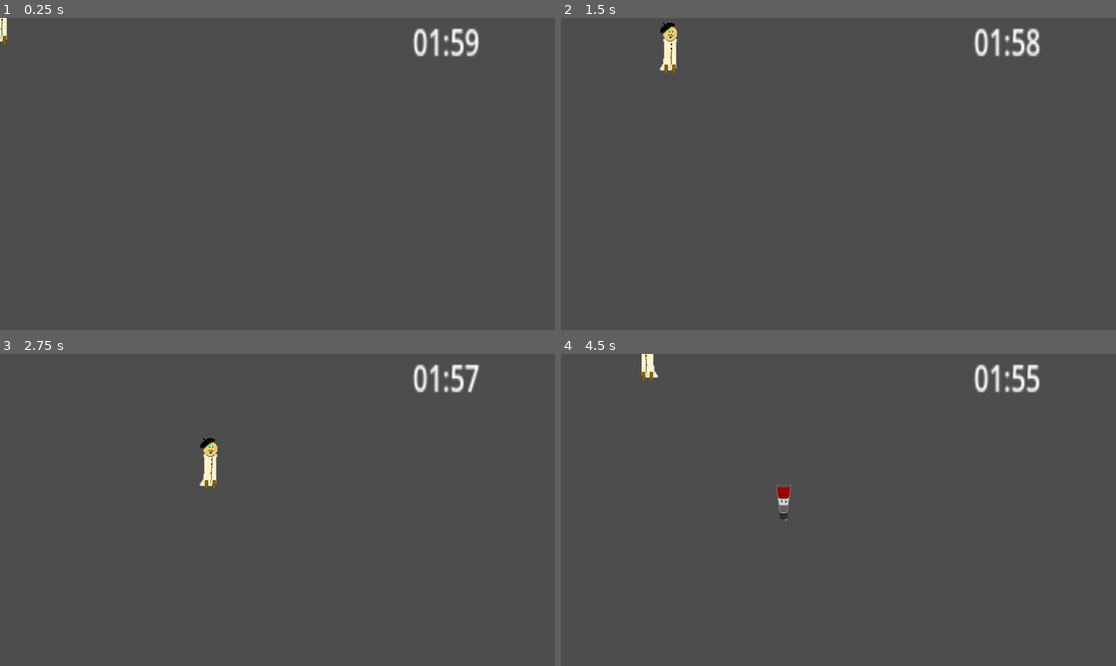
Above: before the commit, frames 1-4 (two rows, left to right).
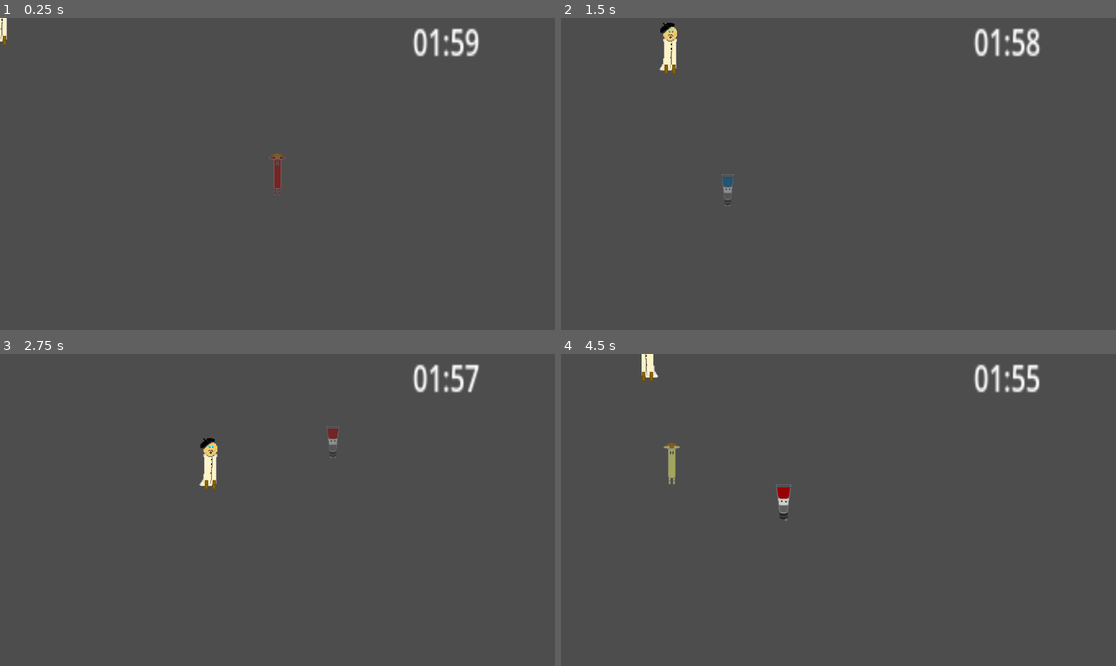
Above: after the commit, the same moments.

Repository: StrikorDawn/Paintdown-splasher
Game: Godot game, scene res://scenes/main.tscn
Two runs of this game, one before a commit and one after it. Both use one fixed random seed, a clock stepped at 60 frames per second and the inputs below. Sound files missing from this copy of the repository are replaced by a short silence.
Inputs (mouse positions are in pixels of both pictures, inside the frame that each line leads up to):
- Up to frame 1 (0.25 s): no input
- Up to frame 2 (1.5 s): tap Enter at 0.5 s; move the mouse to (960, 158) at 0.52 s; hold D (move_right) 0.53-1.28 s; right-click (960, 158) at 0.6 s; tap Mouse wheel down (next_color) at 0.8, 1.35 s; move the mouse to (727, 189) at 1.27 s; hold S (move_down) from 1.28 s (still down)
- Up to frame 3 (2.75 s): tap Mouse wheel up (previous_color) at 1.55, 2.1 s; move the mouse to (333, 441) at 2.02 s; release S (move_down) at 2.03 s; hold D (move_right) from 2.03 s (still down); click (333, 441) at 2.3 s
- Up to frame 4 (4.5 s): move the mouse to (810, 572) at 2.77 s; release D (move_right) at 2.78 s; hold W (move_up) 2.78-3.53 s; click (810, 572) at 2.85 s; right-click (810, 572) at 3.05 s; move the mouse to (1005, 556) at 3.52 s; hold A (move_left) from 3.53 s (still down); tap Space (attack) at 3.6 s; tap Mouse wheel down (next_color) at 3.8 s; move the mouse to (672, 463) at 4.27 s; right-click (672, 463) at 4.35 s

The runs differ from the first frame. In frame 1, 0.2% of the frame differs, in the area x 48-52%, y 43-57%; in frame 2, 0.1%; in frame 3, 0.1%; in frame 4, 0.2%.

Commit message:
Added visible indicators for mouse_player

Diff:
--- a/scenes/mouse_player.tscn
+++ b/scenes/mouse_player.tscn
@@ -1,6 +1,126 @@
-[gd_scene load_steps=2 format=3 uid="uid://8n0psf23t81f"]
+[gd_scene load_steps=21 format=3 uid="uid://8n0psf23t81f"]
 
 [ext_resource type="Script" path="res://scripts/mouse_player.gd" id="1_rp4vk"]
+[ext_resource type="Texture2D" uid="uid://bqx6gbi6mq2og" path="res://assets/sprites/bucket/Paint Can Blue.png" id="2_1qetj"]
+[ext_resource type="Texture2D" uid="uid://qi2acw1umctx" path="res://assets/sprites/bucket/Paint Can Red.png" id="3_hmgg2"]
+[ext_resource type="Texture2D" uid="uid://dwibguyionvqj" path="res://assets/sprites/bucket/Paint Can Yellow.png" id="4_a0uj0"]
+[ext_resource type="Texture2D" uid="uid://bcabi2wi5cx26" path="res://assets/sprites/flask/Flask Blue.png" id="5_wxttv"]
+[ext_resource type="Texture2D" uid="uid://s0wmijq0pdj0" path="res://assets/sprites/flask/Flask Red.png" id="6_qj23q"]
+[ext_resource type="Texture2D" uid="uid://day1nyj6e875t" path="res://assets/sprites/flask/Flask Yellow.png" id="7_wjkmv"]
+[ext_resource type="Texture2D" uid="uid://c0wncjmf4ovoq" path="res://assets/sprites/tube/Tube Blue.png" id="8_8ov6g"]
+[ext_resource type="Texture2D" uid="uid://r2j6l55lf0po" path="res://assets/sprites/tube/Tube Red.png" id="9_38nmq"]
+[ext_resource type="Texture2D" uid="uid://b1bknoljelxs7" path="res://assets/sprites/tube/Tube Yellow.png" id="10_mpg7c"]
+
+[sub_resource type="AtlasTexture" id="AtlasTexture_vjdln"]
+atlas = ExtResource("2_1qetj")
+region = Rect2(0, 0, 40, 50)
+
+[sub_resource type="AtlasTexture" id="AtlasTexture_ihm73"]
+atlas = ExtResource("3_hmgg2")
+region = Rect2(0, 0, 40, 50)
+
+[sub_resource type="AtlasTexture" id="AtlasTexture_xu2nm"]
+atlas = ExtResource("4_a0uj0")
+region = Rect2(0, 0, 40, 50)
+
+[sub_resource type="AtlasTexture" id="AtlasTexture_65o55"]
+atlas = ExtResource("5_wxttv")
+region = Rect2(0, 0, 40, 90)
+
+[sub_resource type="AtlasTexture" id="AtlasTexture_3ebfg"]
+atlas = ExtResource("6_qj23q")
+region = Rect2(0, 0, 40, 90)
+
+[sub_resource type="AtlasTexture" id="AtlasTexture_odb6n"]
+atlas = ExtResource("7_wjkmv")
+region = Rect2(0, 0, 40, 90)
+
+[sub_resource type="AtlasTexture" id="AtlasTexture_68v5l"]
+atlas = ExtResource("8_8ov6g")
+region = Rect2(0, 0, 40, 70)
+
+[sub_resource type="AtlasTexture" id="AtlasTexture_mx823"]
+atlas = ExtResource("9_38nmq")
+region = Rect2(0, 0, 40, 70)
+
+[sub_resource type="AtlasTexture" id="AtlasTexture_s50st"]
+atlas = ExtResource("10_mpg7c")
+region = Rect2(0, 0, 40, 70)
+
+[sub_resource type="SpriteFrames" id="SpriteFrames_6hbsy"]
+animations = [{
+"frames": [{
+"duration": 1.0,
+"texture": SubResource("AtlasTexture_vjdln")
+}],
+"loop": true,
+"name": &"BucketBlue",
+"speed": 5.0
+}, {
+"frames": [{
+"duration": 1.0,
+"texture": SubResource("AtlasTexture_ihm73")
+}],
+"loop": true,
+"name": &"BucketRed",
+"speed": 5.0
+}, {
+"frames": [{
+"duration": 1.0,
+"texture": SubResource("AtlasTexture_xu2nm")
+}],
+"loop": true,
+"name": &"BucketYellow",
+"speed": 5.0
+}, {
+"frames": [{
+"duration": 1.0,
+"texture": SubResource("AtlasTexture_65o55")
+}],
+"loop": true,
+"name": &"GlassBlue",
+"speed": 5.0
+}, {
+"frames": [{
+"duration": 1.0,
+"texture": SubResource("AtlasTexture_3ebfg")
+}],
+"loop": true,
+"name": &"GlassRed",
+"speed": 5.0
+}, {
+"frames": [{
+"duration": 1.0,
+"texture": SubResource("AtlasTexture_odb6n")
+}],
+"loop": true,
+"name": &"GlassYellow",
+"speed": 5.0
+}, {
+"frames": [{
+"duration": 1.0,
+"texture": SubResource("AtlasTexture_68v5l")
+}],
+"loop": true,
+"name": &"TubeBlue",
+"speed": 5.0
+}, {
+"frames": [{
+"duration": 1.0,
+"texture": SubResource("AtlasTexture_mx823")
+}],
+"loop": true,
+"name": &"TubeRed",
+"speed": 5.0
+}, {
+"frames": [{
+"duration": 1.0,
+"texture": SubResource("AtlasTexture_s50st")
+}],
+"loop": true,
+"name": &"TubeYellow",
+"speed": 5.0
+}]
 
 [node name="MousePlayer" type="Node2D"]
 script = ExtResource("1_rp4vk")
@@ -8,4 +128,8 @@
 [node name="AddCurrency" type="Timer" parent="."]
 wait_time = 0.25
 
+[node name="PreviewSprite" type="AnimatedSprite2D" parent="."]
+sprite_frames = SubResource("SpriteFrames_6hbsy")
+animation = &"GlassYellow"
+
 [connection signal="timeout" from="AddCurrency" to="." method="_on_add_currency_timeout"]
--- a/scripts/main.gd
+++ b/scripts/main.gd
@@ -14,6 +14,7 @@
 @onready var player: CharacterBody2D = $Player
 @onready var enemy: EnemyClass
 @onready var death_player: AudioStreamPlayer2D = $death_noise
+
 ######################################
 # Setup Signals
 ######################################
--- a/scripts/mouse_player.gd
+++ b/scripts/mouse_player.gd
@@ -9,6 +9,7 @@
 # Node References
 ######################################
 @onready var add_currency: Timer = $AddCurrency
+@onready var preview_sprite: AnimatedSprite2D = $PreviewSprite  # Using AnimatedSprite2D
 
 ######################################
 # Enemy Variables
@@ -26,20 +27,31 @@
 ######################################
 # Input Handling
 ######################################
+func _ready():
+	if preview_sprite:
+		preview_sprite.modulate.a = 0.5  # Semi-transparent preview
+	update_preview()  # Set initial preview
+
 func _process(_delta: float):
+	if preview_sprite:
+		preview_sprite.global_position = get_global_mouse_position()  # Follow mouse
+
 	if Input.is_action_just_pressed("spawn"):
 		summon_enemy()
 
 	elif Input.is_action_just_pressed("change_level"):
 		enemy_level = wrap(enemy_level + 1, 1, 4)  # Loops between 1-3
+		update_preview()
 		print("Selected Enemy Level:", enemy_level)
 
 	elif Input.is_action_just_pressed("next_color"):
 		enemy_color_index = (enemy_color_index + 1) % enemy_colors.size()
+		update_preview()
 		print("Selected Color:", enemy_colors[enemy_color_index])
 
 	elif Input.is_action_just_pressed("previous_color"):
 		enemy_color_index = (enemy_color_index - 1) % enemy_colors.size()
+		update_preview()
 		print("Selected Color:", enemy_colors[enemy_color_index])
 
 	if currency <= max_currency and can_add_currency:
@@ -47,14 +59,47 @@
 		can_add_currency = false
 
 ######################################
+# Enemy Preview Update
+######################################
+func update_preview():
+	if not preview_sprite:
+		push_error("PreviewSprite node is missing!")
+		return
+
+	var color = enemy_colors[enemy_color_index]
+	var animation_name = ""
+
+	if enemy_level == 1:
+		animation_name = "Glass" + color
+	elif enemy_level == 2:
+		animation_name = "Tube" + color
+	elif enemy_level == 3:
+		animation_name = "Bucket" + color
+
+	if preview_sprite.sprite_frames.has_animation(animation_name):
+		preview_sprite.play(animation_name)
+		print("Successfully loaded animation:", animation_name)
+	else:
+		push_error("Animation not found: " + animation_name)
+
+######################################
 # Enemy Spawning
 ######################################
 func summon_enemy():
 	var spawn_position = get_global_mouse_position()
 	if currency >= enemy_costs[enemy_level]:
+		# Hide preview briefly to prevent flickering
+		if preview_sprite:
+			preview_sprite.visible = false
+
 		currency -= enemy_costs[enemy_level]
 		spawn_enemy.emit(spawn_position, enemy_colors[enemy_color_index], enemy_level)
 		print("Spawned:", enemy_colors[enemy_color_index], "Level:", enemy_level, "at", spawn_position)
+
+		# Show preview again after a short delay
+		await get_tree().create_timer(0.1).timeout
+		if preview_sprite:
+			preview_sprite.visible = true
 	else:
 		print("Not enough currency!")
 
